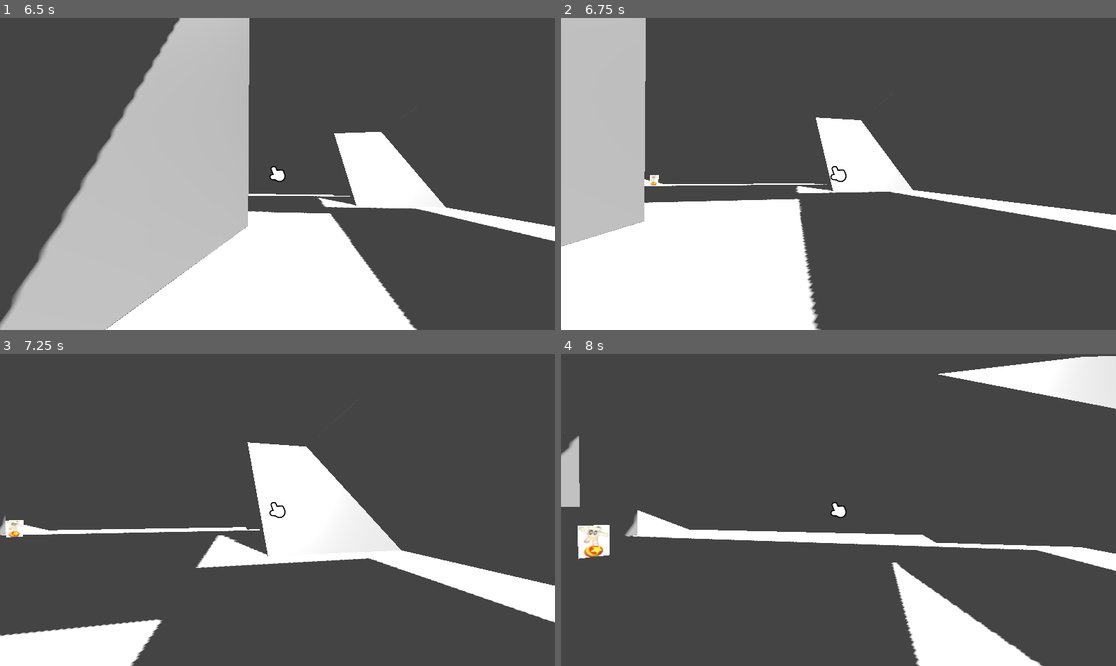
Above: before the commit, frames 1-4 (two rows, left to right).
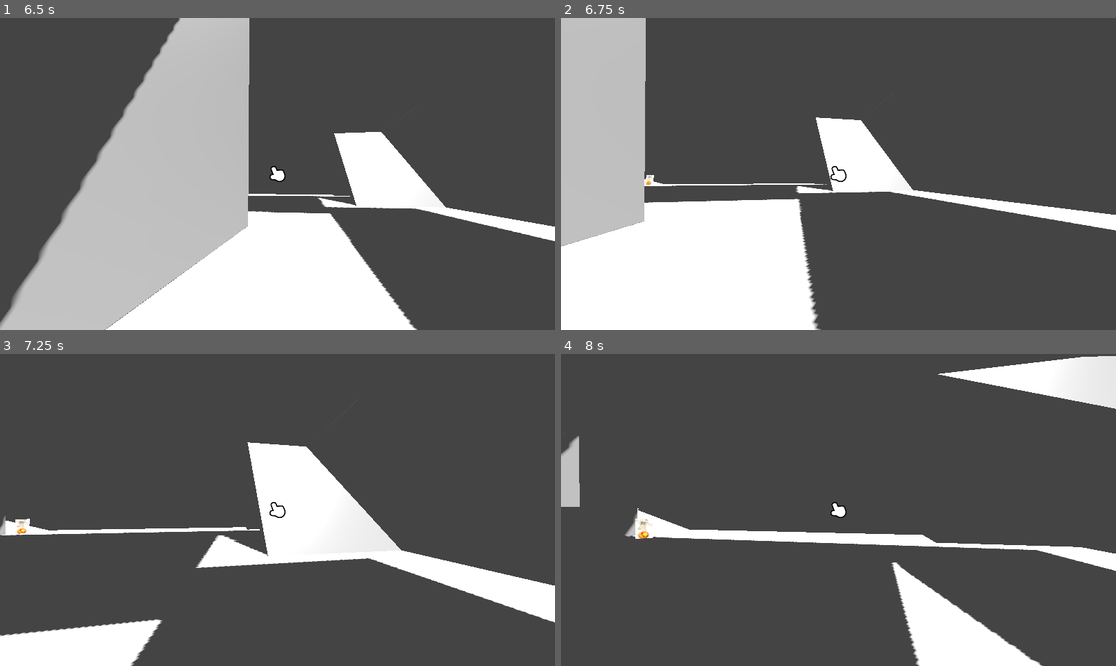
Above: after the commit, the same moments.

Repository: DogeMastr/machines-jam
Game: Godot game, scene res://scenes/test_level.tscn
Same seed, same stepped clock (60 frames per second), same inputs: the game is played once before the commit and once after it.
Inputs (mouse positions are in pixels of both pictures, inside the frame that each line leads up to):
- Up to frame 1 (6.5 s): tap Enter (ui_accept) every 0.75 s from 0.5 to 4.25 s; move the mouse to (305, 174) at 0.52 s; hold W (move_forward) 0.53-5.78 s; click (305, 174) at 0.67 s; tap Space (jump) at 0.77, 1.52, 3.02, 3.77, 4.52, 6.02 s; move the mouse to (249, 174) at 1.27 s; move the mouse to (288, 167) at 2.02 s; move the mouse to (271, 180) at 2.77 s; click (271, 180) at 2.92 s; move the mouse to (316, 177) at 3.52 s; move the mouse to (233, 170) at 4.27 s; move the mouse to (283, 174) at 5.02 s; click (283, 174) at 5.17 s; move the mouse to (255, 167) at 5.77 s; hold D (move_right) from 5.78 s (still down)
- Up to frame 2 (6.75 s): move the mouse to (866, 174) at 6.52 s; release D (move_right) at 6.53 s; hold W (move_forward) from 6.53 s (still down)
- Up to frame 3 (7.25 s): keep holding W (move_forward); tap Space (jump) at 6.77 s
- Up to frame 4 (8 s): keep holding W (move_forward); move the mouse to (810, 510) at 7.27 s; click (810, 510) at 7.42 s; tap Space (jump) at 7.52 s

Frame 1 is identical in both runs. In frame 2, less than 0.1% of the frame differs, in the area x 15-18%, y 50-54%; in frame 3, 0.2%; in frame 4, 0.7%, in the area x 3-17%, y 49-66%.

Commit message:
enemy health and bullet damage

Diff:
--- a/scenes/enemy.tscn
+++ b/scenes/enemy.tscn
@@ -1,7 +1,7 @@
 [gd_scene format=3 uid="uid://ckix253u0v2i6"]
 
 [ext_resource type="Script" uid="uid://ck4etbvmjsk4h" path="res://scripts/enemy/enemy_statemachine.gd" id="1_4ra3w"]
-[ext_resource type="Script" uid="uid://c6xrac8keugbo" path="res://scripts/enemy/enemy_physics.gd" id="1_nenq2"]
+[ext_resource type="Script" uid="uid://bm30rvpnl2xn5" path="res://scripts/enemy/enemy_data.gd" id="1_nenq2"]
 [ext_resource type="Script" uid="uid://c3m7tosyk1iir" path="res://scripts/enemy/idle.gd" id="2_4ra3w"]
 [ext_resource type="Script" uid="uid://bhc3c6cgr4aca" path="res://scripts/enemy/spawn.gd" id="3_4ra3w"]
 [ext_resource type="Script" uid="uid://shgflu70ptx7" path="res://scripts/enemy/chase.gd" id="4_5uy6h"]
@@ -11,6 +11,7 @@
 [sub_resource type="CapsuleShape3D" id="CapsuleShape3D_8tegq"]
 
 [node name="Enemy" type="CharacterBody3D" unique_id=80878534]
+collision_layer = 17
 floor_stop_on_slope = false
 floor_block_on_wall = false
 floor_max_angle = 1.0471976
--- a/scenes/hand.tscn
+++ b/scenes/hand.tscn
@@ -3,7 +3,7 @@
 [ext_resource type="Script" uid="uid://b0lb6mbpw1w45" path="res://scripts/hand.gd" id="1_eyfoh"]
 
 [sub_resource type="SphereShape3D" id="SphereShape3D_cmdsa"]
-radius = 0.3
+radius = 0.2502912
 
 [sub_resource type="SphereMesh" id="SphereMesh_k7pjy"]
 radius = 0.25
@@ -12,9 +12,60 @@
 [sub_resource type="SphereShape3D" id="SphereShape3D_eyfoh"]
 radius = 0.3
 
+[sub_resource type="Animation" id="Animation_eyfoh"]
+length = 0.001
+tracks/0/type = "value"
+tracks/0/imported = false
+tracks/0/enabled = true
+tracks/0/path = NodePath("MeshInstance3D:scale")
+tracks/0/interp = 1
+tracks/0/loop_wrap = true
+tracks/0/keys = {
+"times": PackedFloat32Array(0),
+"transitions": PackedFloat32Array(1),
+"update": 0,
+"values": [Vector3(1, 1, 1)]
+}
+
+[sub_resource type="Animation" id="Animation_cmdsa"]
+resource_name = "delete"
+length = 0.5
+tracks/0/type = "method"
+tracks/0/imported = false
+tracks/0/enabled = true
+tracks/0/path = NodePath(".")
+tracks/0/interp = 1
+tracks/0/loop_wrap = true
+tracks/0/keys = {
+"times": PackedFloat32Array(0.5),
+"transitions": PackedFloat32Array(1),
+"values": [{
+"args": [],
+"method": &"queue_free"
+}]
+}
+tracks/1/type = "value"
+tracks/1/imported = false
+tracks/1/enabled = true
+tracks/1/path = NodePath("MeshInstance3D:scale")
+tracks/1/interp = 1
+tracks/1/loop_wrap = true
+tracks/1/keys = {
+"times": PackedFloat32Array(0, 0.5),
+"transitions": PackedFloat32Array(1, 1),
+"update": 0,
+"values": [Vector3(1, 1, 1), Vector3(0, 0, 0)]
+}
+
+[sub_resource type="AnimationLibrary" id="AnimationLibrary_k7pjy"]
+_data = {
+&"RESET": SubResource("Animation_eyfoh"),
+&"delete": SubResource("Animation_cmdsa")
+}
+
 [node name="Hand" type="RigidBody3D" unique_id=802778480]
 collision_layer = 8
-collision_mask = 5
+collision_mask = 29
 mass = 0.1
 script = ExtResource("1_eyfoh")
 
@@ -26,9 +77,13 @@
 
 [node name="Area3D" type="Area3D" parent="." unique_id=46146011]
 collision_layer = 8
-collision_mask = 5
+collision_mask = 21
 
 [node name="CollisionShape3D" type="CollisionShape3D" parent="Area3D" unique_id=243914450]
 shape = SubResource("SphereShape3D_eyfoh")
 
+[node name="AnimationPlayer" type="AnimationPlayer" parent="." unique_id=1575522986]
+libraries/ = SubResource("AnimationLibrary_k7pjy")
+autoplay = &"RESET"
+
 [connection signal="body_entered" from="Area3D" to="." method="_on_area_3d_body_entered"]
--- a/scripts/enemy/chase.gd
+++ b/scripts/enemy/chase.gd
@@ -11,14 +11,12 @@
 	var next_pos := nav_agent.get_next_path_position()
 	var direction := (next_pos - body.global_position).normalized()
 
-
 	body.velocity = direction * speed
 	body.look_at(body.global_position + direction)
 
 	# THIS DOESNT WORK? I THINK I NEED A NAVIGATION ZONE OR SOMETHING I DONT KNOWWWWW
 	#print(direction)
 	body.move_and_slide()
-
 	check_states()
 
 func check_states():
--- /dev/null
+++ b/scripts/enemy/enemy_data.gd
@@ -0,0 +1,3 @@
+extends Node3D
+
+var health := 10.0
--- a/scripts/hand.gd
+++ b/scripts/hand.gd
@@ -5,14 +5,20 @@
 func _ready() -> void:
 	pass
 
-# Called every frame. 'delta' is the elapsed time since the previous frame.
 func _process(delta: float) -> void:
 	await get_tree().create_timer(7).timeout
-	queue_free()
-
-
 
 func _on_area_3d_body_entered(body: Node3D) -> void:
-	if body.get_collision_layer_value(1):
+	if not body:
+		return
+
+	if body.get_collision_layer_value(5):
+		if "health" in body:
+			body.health -= 1.0
+			if body.health <= 0.0:
+				body.queue_free()
+
+	elif body.get_collision_layer_value(1):
 		await get_tree().create_timer(2).timeout
-		queue_free()
+
+	$AnimationPlayer.play("delete")
Not shown, added: scripts/enemy/enemy_data.gd.uid
